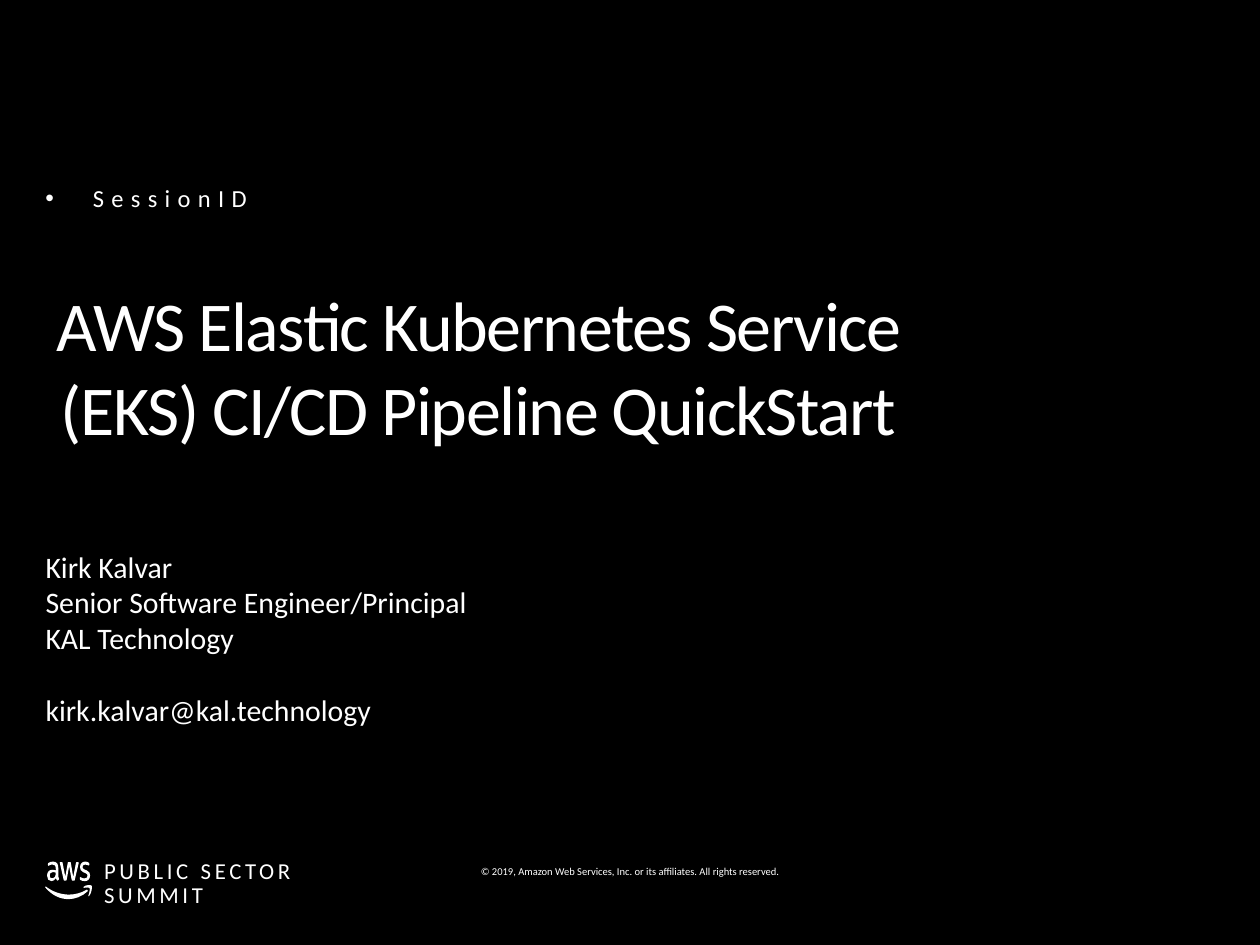
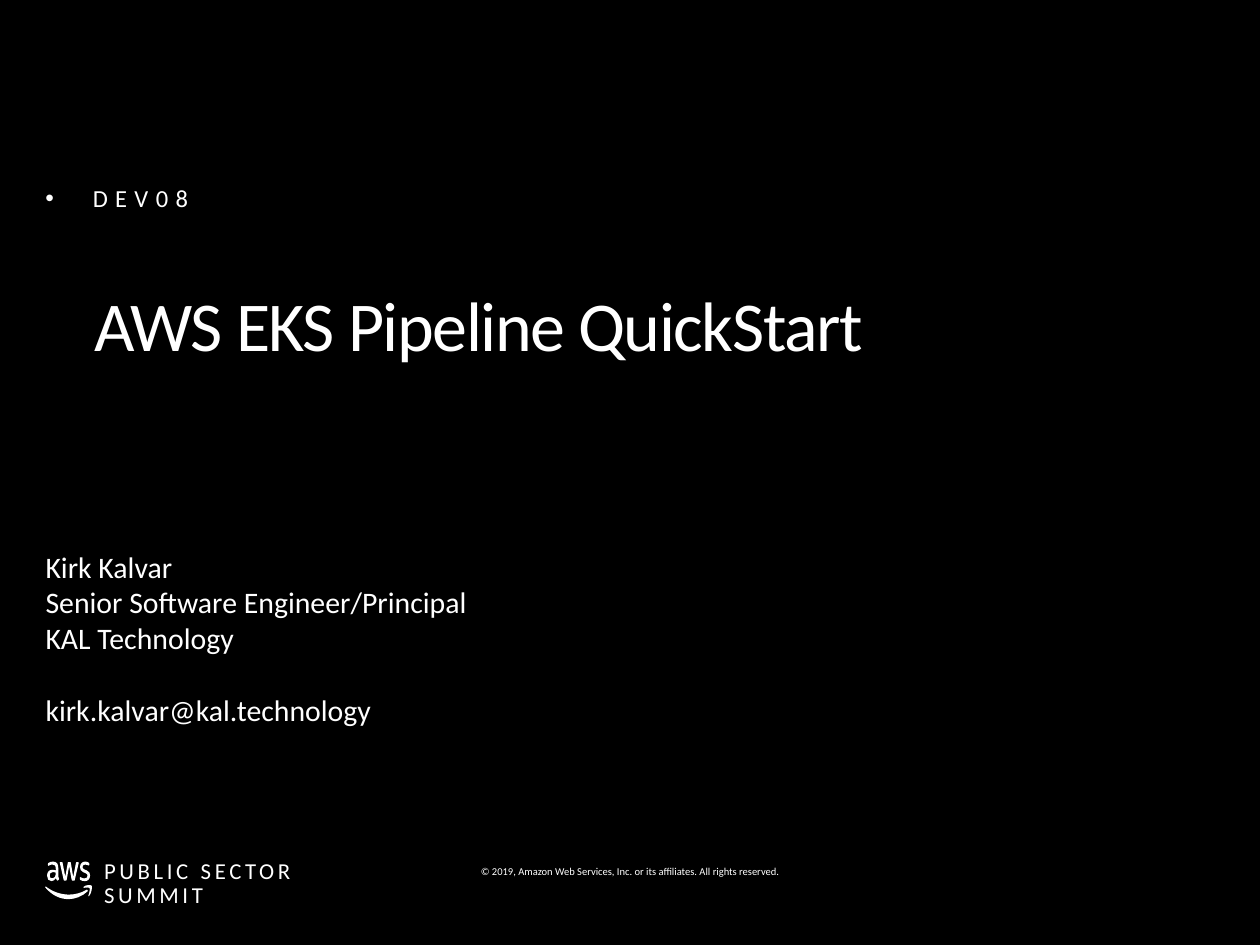
Before and after one commit to kskalvar/aws-eks-pipeline-quickstart, a slide deck: slide 2 of slides/AWS-Public-Summit-EKS-Pipeline-QuickStart.pptx. Drawn at 1260x945 pixels with LibreOffice and Linux fonts; fonts in the diff are those of the drawing; background and template pictures are left out. Boxes give left, top, right and bottom in pixels: in the first picture for what was removed or moved away, otherwise in the second. Text is boxed around its words. In the diff, an @@ line names an element or a change of style, - is before the commit and + after.

```diff
--- a/slides/AWS-Public-Summit-EKS-Pipeline-QuickStart.pptx
+++ b/slides/AWS-Public-Summit-EKS-Pipeline-QuickStart.pptx
@@ text at [93,190,188,208]: text changed @@
-• SessionID
+• DEV08
@@ title at [94,302,862,363]: text changed @@
-AWS Elastic Kubernetes Service (EKS) CI/CD Pipeline QuickStart
+AWS EKS Pipeline QuickStart
```
Also in this commit, not shown: 6 other slides changed.
